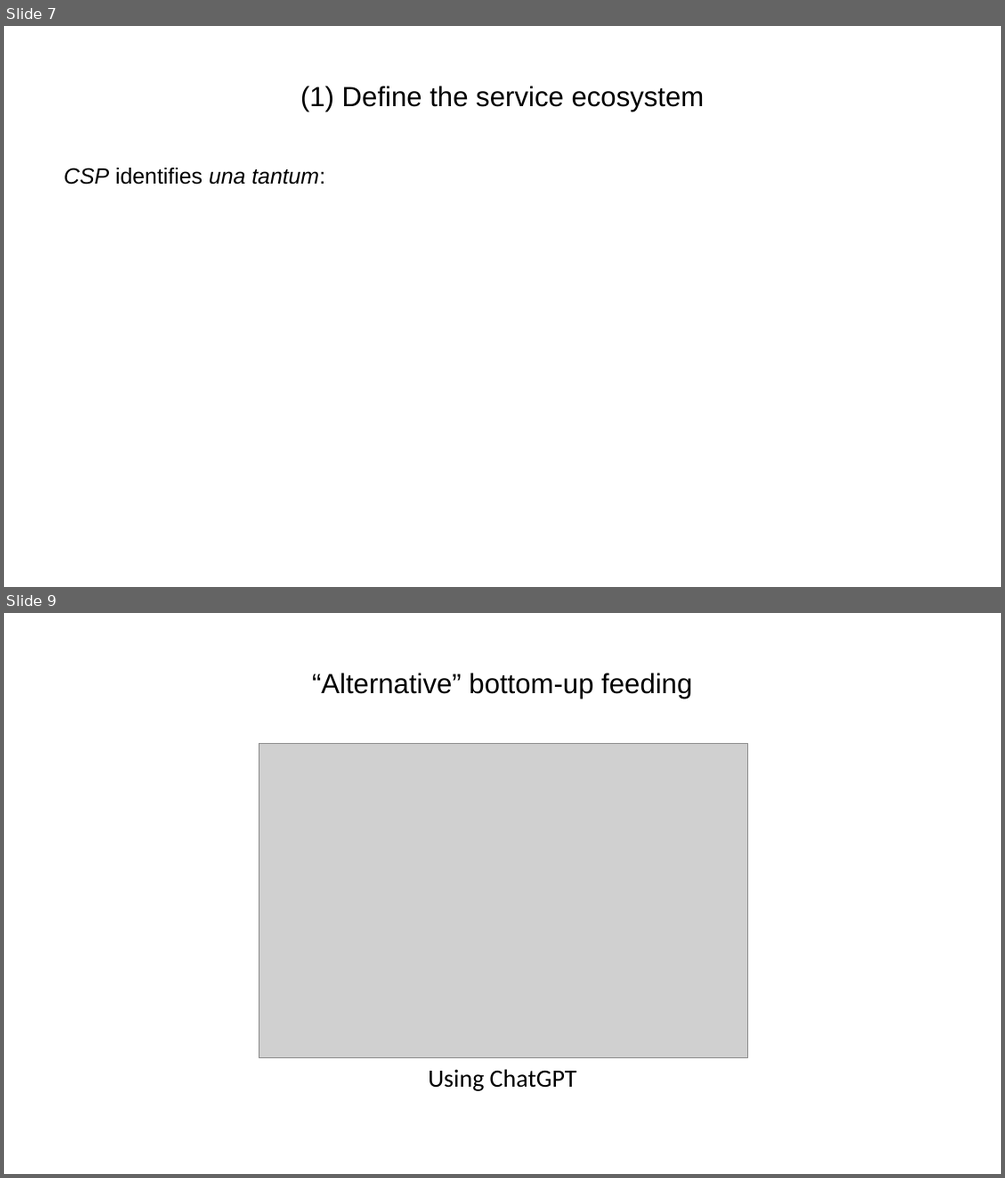
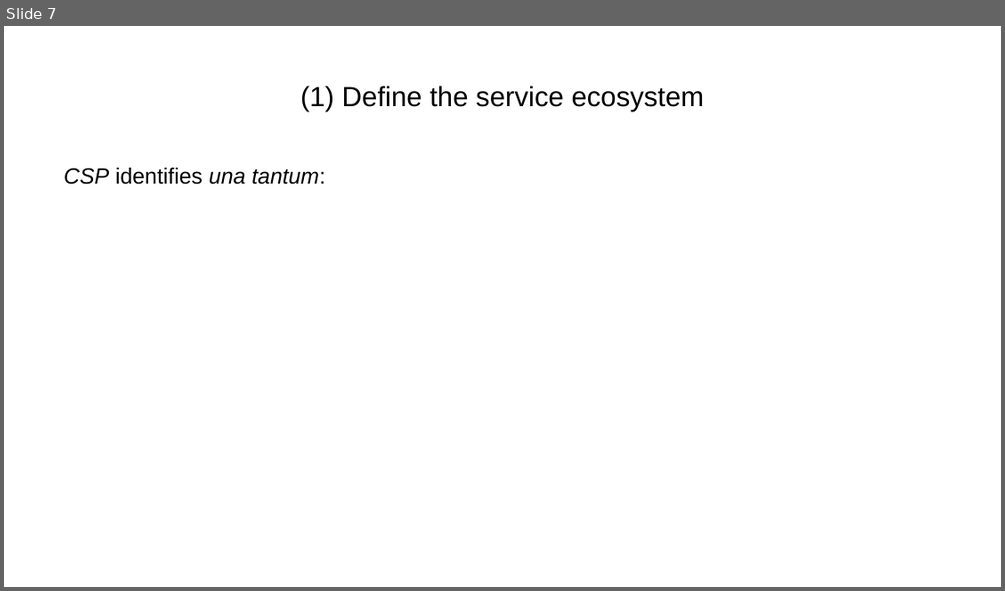
Before and after one commit to ManuelePasini/slides-markdown, a slide deck: dolap_2024_slides_2version.pptx. Shown one above the other, each under a label of ours: slides 7 and 9 before the commit, slide 7 after it; the slides between them are not shown. The pictures are 1005x1178 and 1005x591 pixels, drawn with LibreOffice and Linux fonts; fonts in the diff are those of the drawing; grey boxes stand for pictures. Boxes give left, top, right and bottom in pixels: in the first picture for what was removed or moved away, otherwise in the second. Text is boxed around its words. In the diff, an @@ line names an element or a change of style, - is before the commit and + after.

```diff
--- a/dolap_2024_slides_2version.pptx
+++ b/dolap_2024_slides_2version.pptx
@@ slide 9 removed at (4,613,1001,1174), background #FFFFFF @@
@@ title removed at (312,673,692,698) @@
-“Alternative” bottom-up feeding
@@ picture removed at (259,744,748,1058) @@
@@ text removed at (428,1069,577,1091) @@
-Using ChatGPT
```
Also in this commit, not shown: 3 slides changed, 3 other files.
